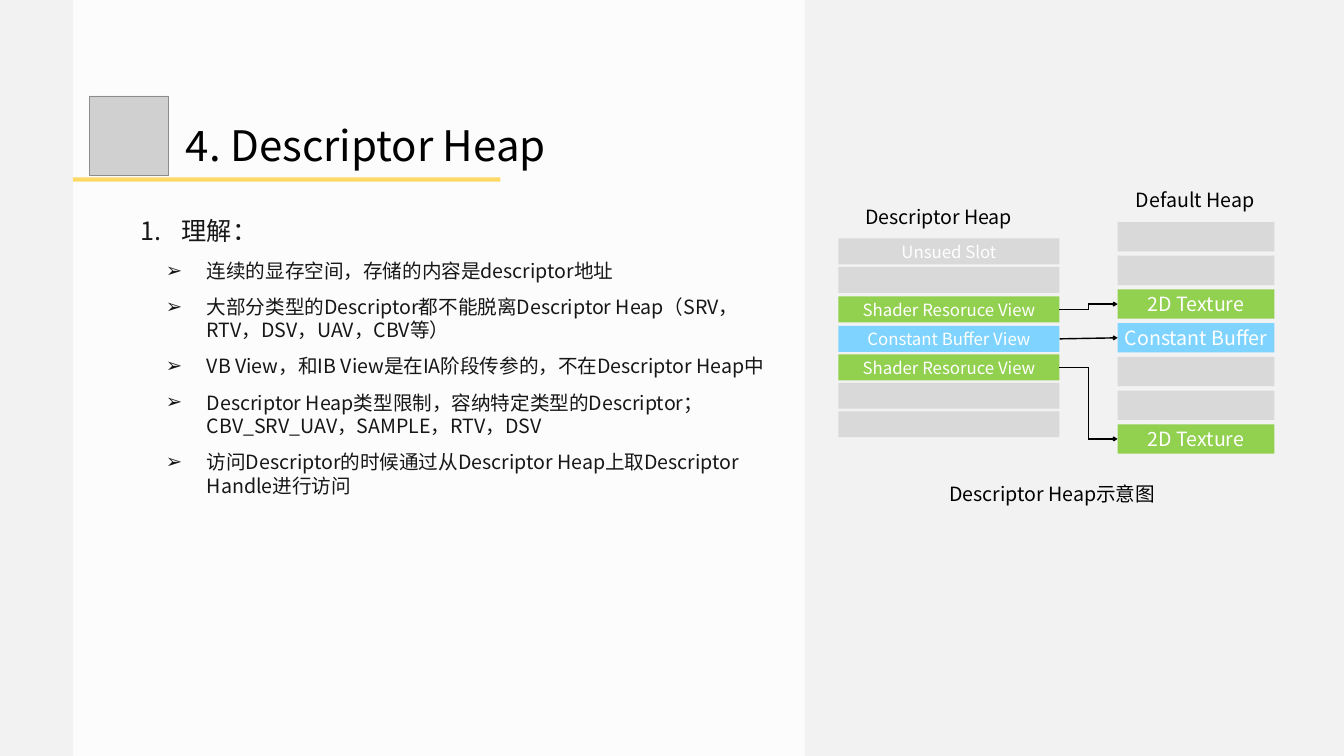
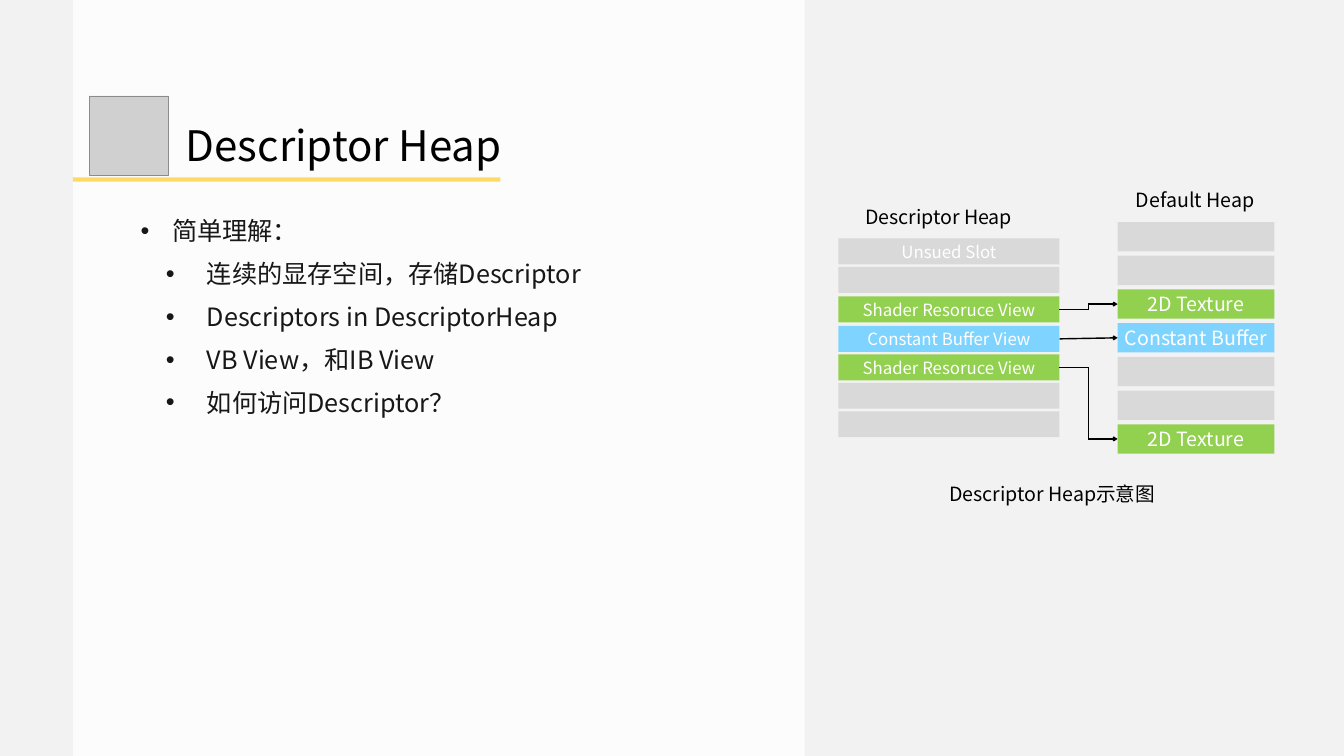
Before and after one commit to doomlover/KSGameEngineTutorials, a slide deck: slide 18 of PPTs/05.深入DX12绘制二.pptx (slide 19 before the commit). Drawn at 1344x756 pixels with LibreOffice and Linux fonts; fonts in the diff are those of the drawing; grey boxes stand for pictures. Boxes give left, top, right and bottom in pixels: in the first picture for what was removed or moved away, otherwise in the second. Text is boxed around its words. In the diff, an @@ line names an element or a change of style, - is before the commit and + after.

```diff
--- a/PPTs/05.深入DX12绘制二.pptx
+++ b/PPTs/05.深入DX12绘制二.pptx
@@ text at [186, 128, 502, 171]: text changed @@
-  4. Descriptor Heap
+  Descriptor Heap
@@ text at [172, 219, 581, 418]: text changed; size 28 to 36 pt @@
-1. 理解：
-  ➢ 连续的显存空间，存储的内容是descriptor地址
-  ➢ 大部分类型的Descriptor都不能脱离Descriptor Heap（SRV，RTV，DSV，UAV，CBV等）
-  ➢ VB View，和IB View是在IA阶段传参的，不在Descriptor Heap中
-  ➢ Descriptor Heap类型限制，容纳特定类型的Descriptor；CBV_SRV_UAV，SAMPLE，RTV，DSV
-  ➢ 访问Descriptor的时候通过从Descriptor Heap上取Descriptor Handle进行访问
+• 简单理解：
+  • 连续的显存空间，存储Descriptor
+  • Descriptors in DescriptorHeap
+  • VB View，和IB View
+  • 如何访问Descriptor？
```
Also in this commit, not shown: 15 other slides changed, 11 slides added, 13 slides removed.
